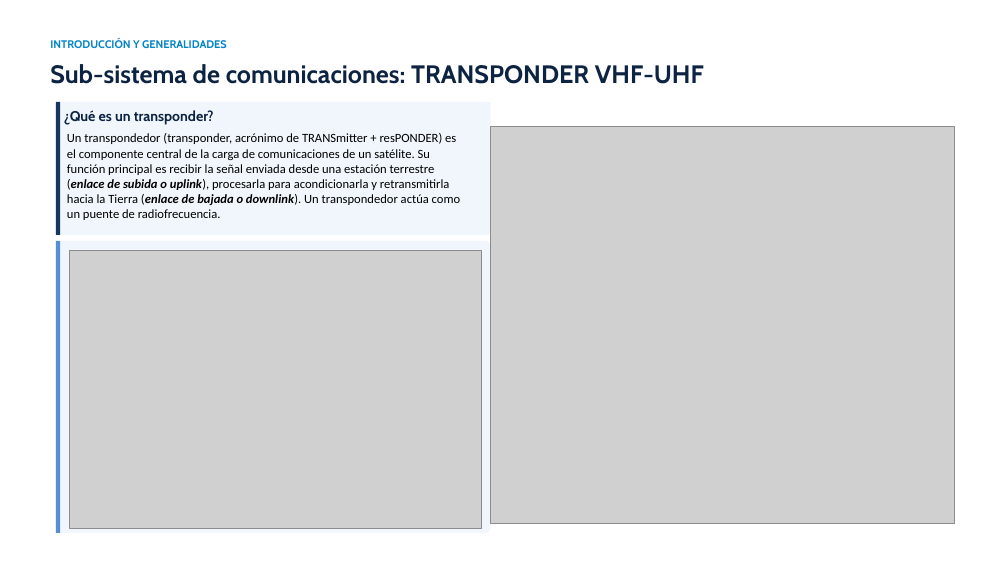
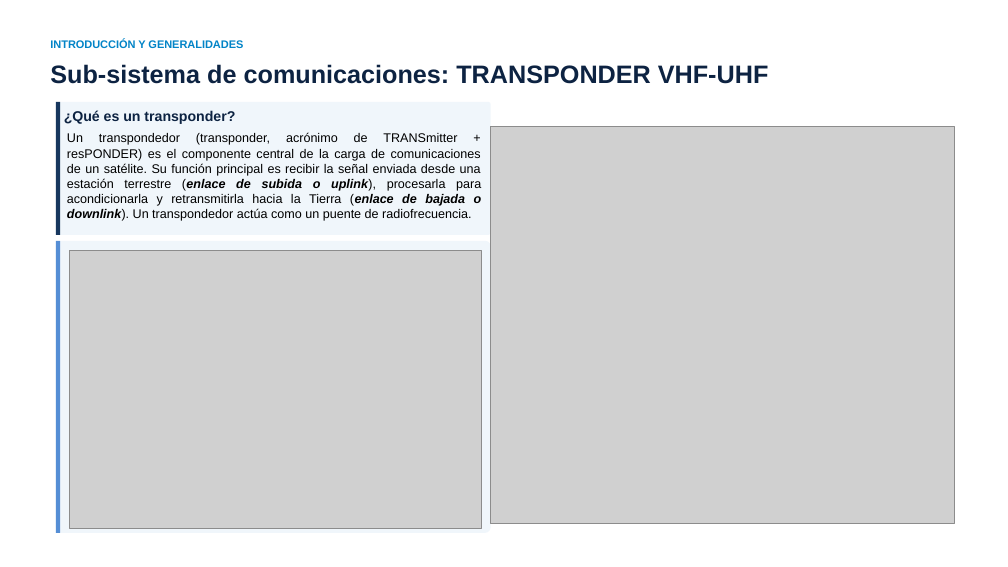
Before and after one commit to marian1911/CUBESAT_Transponder, a slide deck: slide 4 of PI/Presentacion/Presentación de Tesis - Transponder CubeSat.pptx. Drawn at 1008x567 pixels with LibreOffice and Linux fonts; fonts in the diff are those of the drawing; grey boxes stand for pictures. Boxes give left, top, right and bottom in pixels: in the first picture for what was removed or moved away, otherwise in the second. Text is boxed around its words. In the diff, an @@ line names an element or a change of style, - is before the commit and + after.

```diff
--- a/PI/Presentacion/Presentación de Tesis - Transponder CubeSat.pptx
+++ b/PI/Presentacion/Presentación de Tesis - Transponder CubeSat.pptx
@@ font Cabin to Arial in 3 elements at (50, 40, 243, 48), (50, 64, 769, 84), (64, 110, 235, 124) @@
@@ text "Un transpondedor (transponder, acrónimo de ..." at (67, 133, 482, 221): font Calibri to Arial; alignment left to justified @@
```
Also in this commit, not shown: 31 other slides changed, 14 slides added, 4 slides removed, 16 other files.
